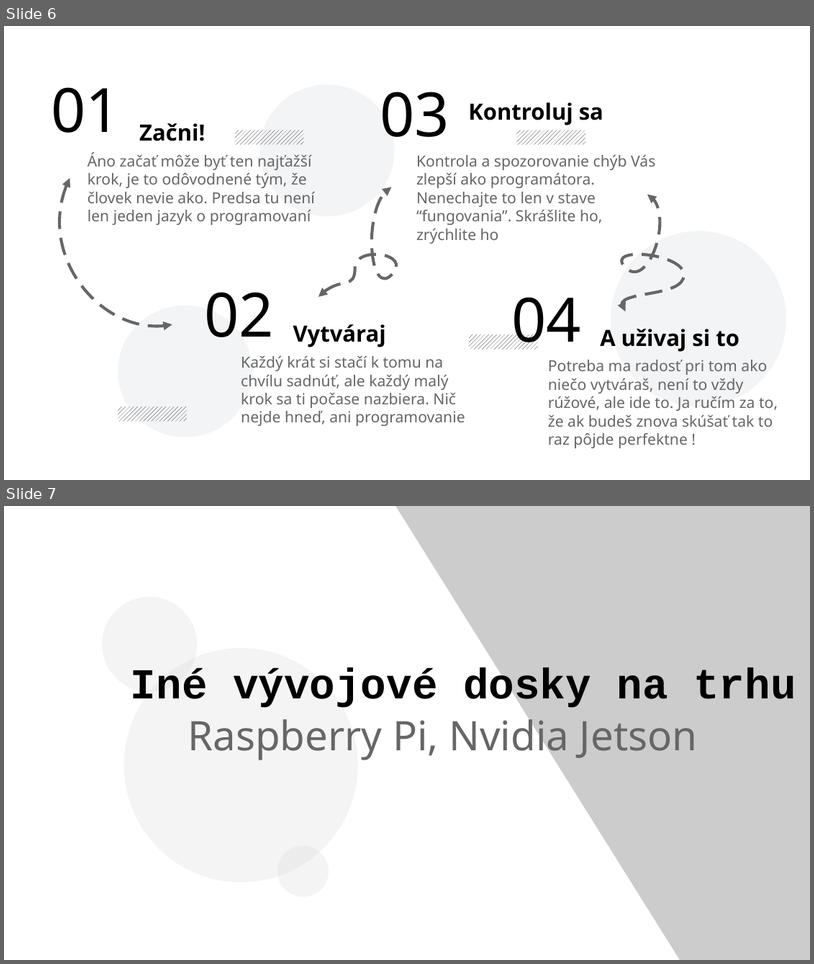
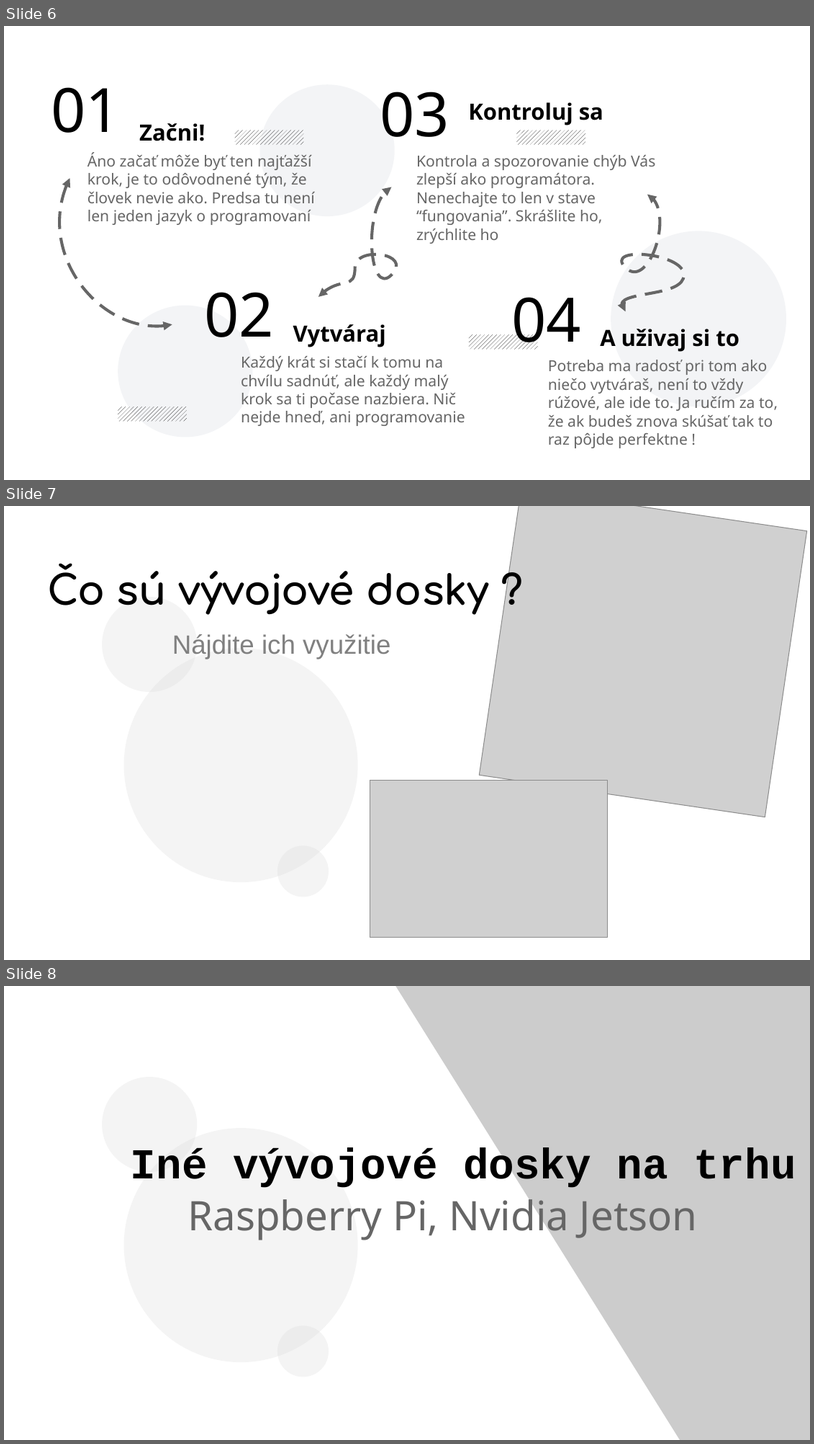
Before and after one commit to ZekoSNB/School, a slide deck: presenting/prezentacia_prednaska.odp. Shown one above the other, each under a label of ours: slides 6 and 7 before the commit, slides 6, 7 and 8 after it. The pictures are 814x964 and 814x1444 pixels, drawn with LibreOffice and Linux fonts; fonts in the diff are those of the drawing; grey boxes stand for pictures; background and template pictures are left out. Boxes give left, top, right and bottom in pixels: in the first picture for what was removed or moved away, otherwise in the second. Text is boxed around its words. In the diff, an @@ line names an element or a change of style, - is before the commit and + after.

```diff
--- a/presenting/prezentacia_prednaska.odp
+++ b/presenting/prezentacia_prednaska.odp
@@ slide 7 added at bbox=[4, 506, 810, 960], background #FFFFFF; not listed: 3 template elements that a slide beside it also shows @@
@@ rectangle added at bbox=[388, 506, 810, 960], fill #FFFFFF @@
@@ picture added at bbox=[480, 506, 808, 817] @@
@@ text added at bbox=[48, 563, 489, 615], 40 pt, text #000000, bold @@
+Čo sú vývojové dosky ?
@@ text added at bbox=[172, 634, 391, 659], 26 pt, text #808080 @@
+Nájdite ich využitie
@@ picture added at bbox=[370, 780, 607, 937] @@
@@ what was slide 7 is now slide 8 @@
```
Also in this commit, not shown: 2 slides changed.
